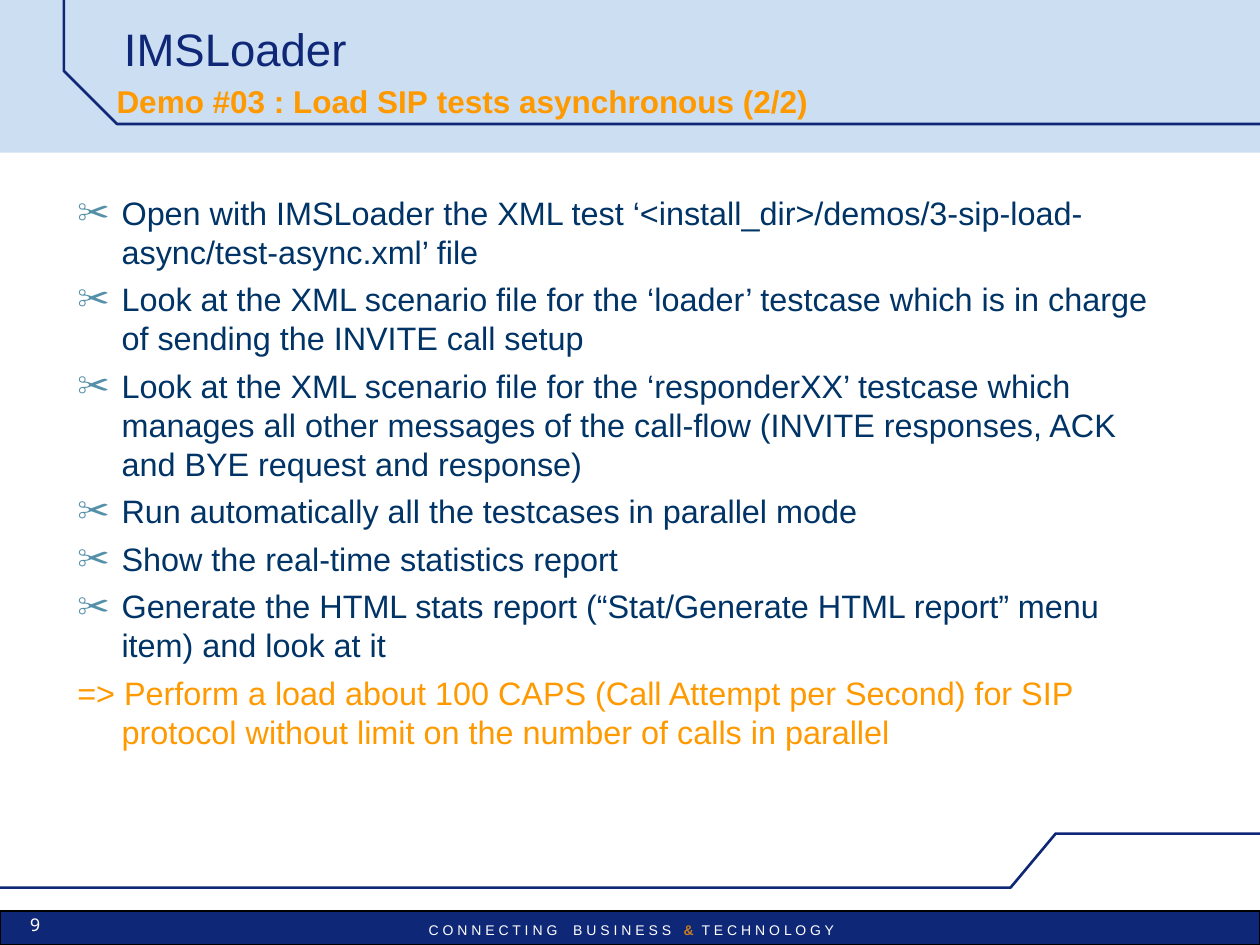
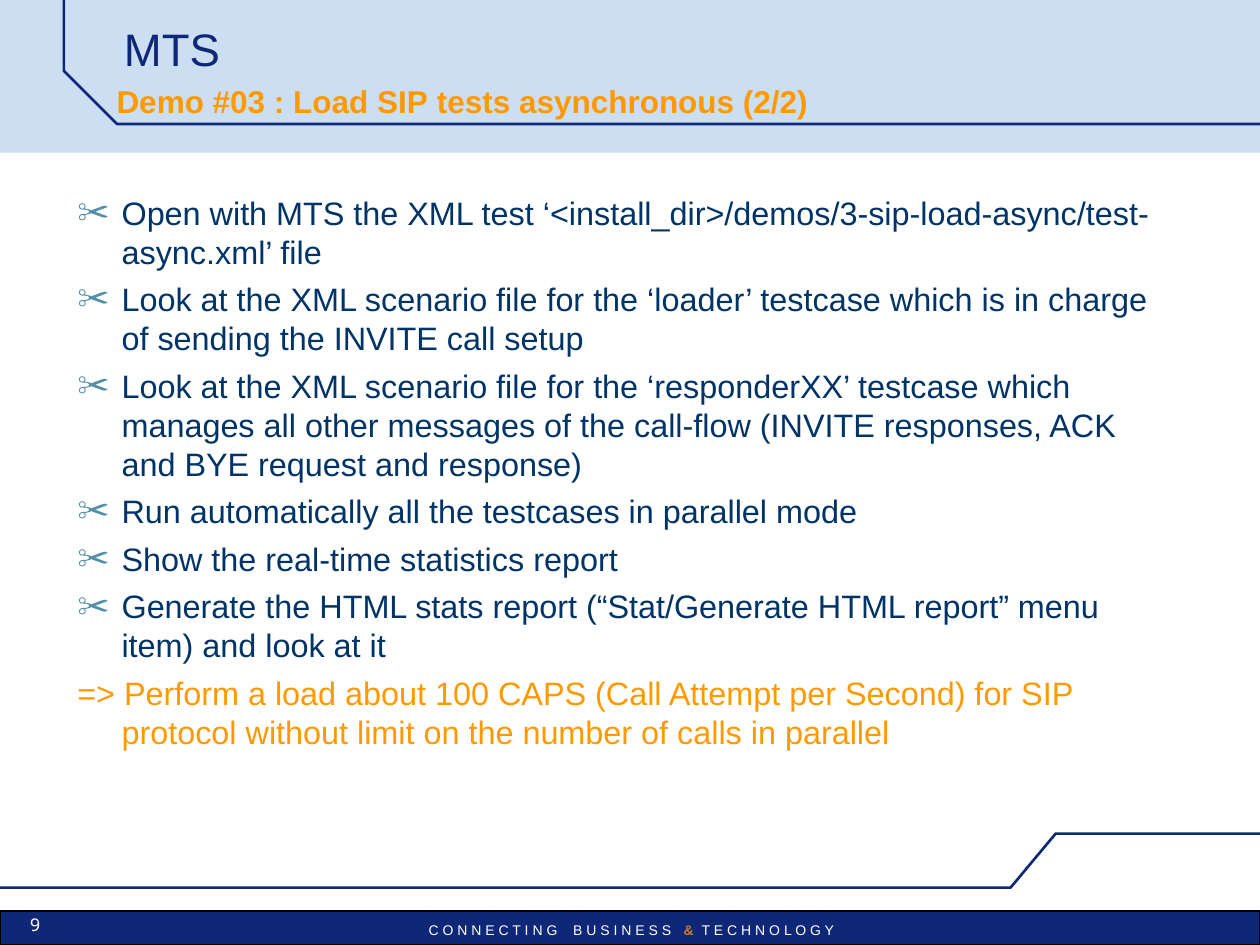
Before and after one commit to vu3mmg/mts-project, a slide deck: slide 9 of trunk/mts/src/main/doc/MTS-Pres-demos.ppt. Drawn at 1260x945 pixels with LibreOffice and Linux fonts; fonts in the diff are those of the drawing; background and template pictures are left out. Boxes give left, top, right and bottom in pixels: in the first picture for what was removed or moved away, otherwise in the second. Text is boxed around its words. In the diff, an @@ line names an element or a change of style, - is before the commit and + after.

```diff
--- a/trunk/mts/src/main/doc/MTS-Pres-demos.ppt
+++ b/trunk/mts/src/main/doc/MTS-Pres-demos.ppt
@@ title at <box>124,34,220,67</box>: text changed @@
-IMSLoader
+MTS
@@ text at <box>122,201,1149,270</box>: text changed @@
-✂ Open with IMSLoader the XML test ‘<install_dir>/demos/3-sip-load-async/test-async.xml’ file
+✂ Open with MTS the XML test ‘<install_dir>/demos/3-sip-load-async/test-async.xml’ file
```
Also in this commit, not shown: 24 other slides changed, 35 other files.
